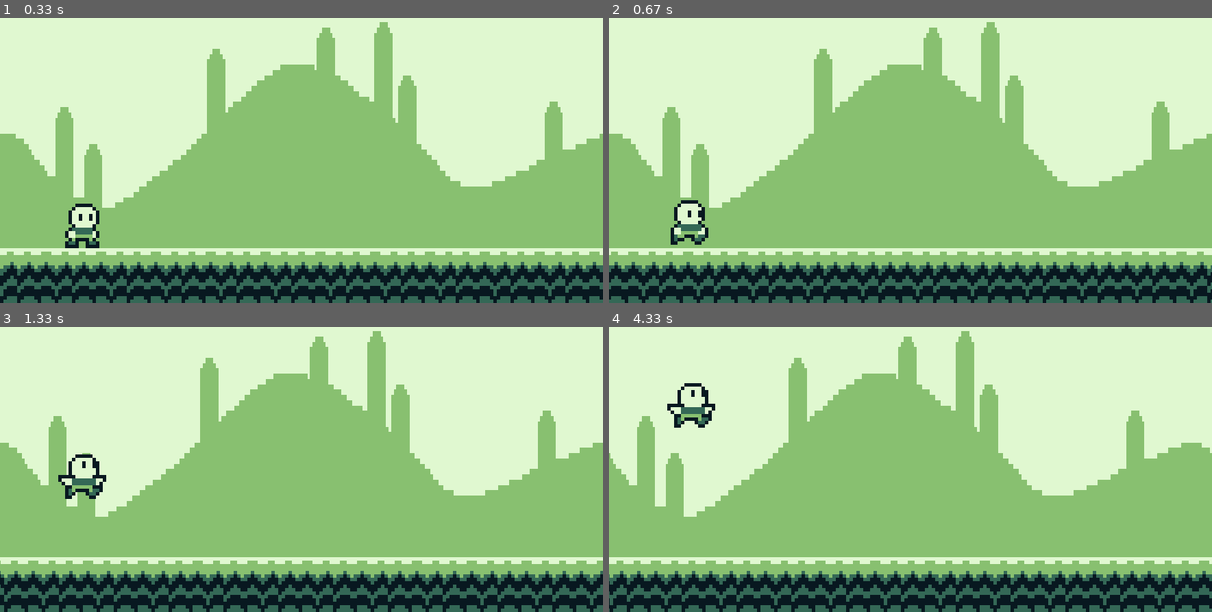
Above: before the commit, frames 1-4 (two rows, left to right).
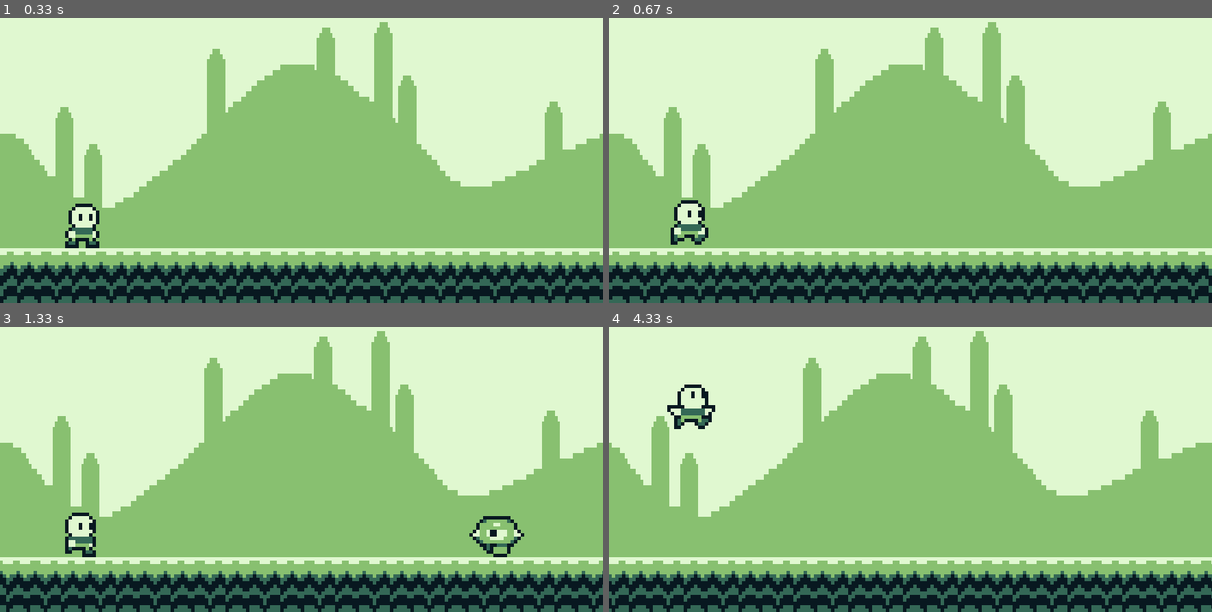
Above: after the commit, the same moments.

Repository: jperelygin/pygame_practice
Game: pygame game, started from beware_the_night/Game.py
The game is run twice, just before and just after one commit, with the same random seed, the same clock (stepped at 60 frames per second) and the same inputs.
Inputs:
- Up to frame 1 (0.33 s): no input
- Up to frame 2 (0.67 s): tap Space at 0.33 s
- Up to frame 3 (1.33 s): tap Space at 1.23 s
- Up to frame 4 (4.33 s): tap Space at 1.53, 2.23, 2.53, 2.8, 3.13, 3.43, 3.57, 3.97, 4.27 s

Frame 1 is identical in both runs. In frame 2, 3.2% of the frame differs, in the area x 0-100%, y 1-100%; in frame 3, 7.7%; in frame 4, 12%.

Commit message:
Beware the night 0.3
Added Enemy class and 2 children. Added idle stance in the start. Some refactoring

Diff:
--- /dev/null
+++ b/beware_the_night/Enemy.py
@@ -0,0 +1,56 @@
+import pygame
+import conf
+from spritesheet_parser import get_sprite
+
+FLY_SPRITE_1 = pygame.transform.scale(get_sprite(conf.sprite_sheet, conf.TILE_SIZE, 6, 0),
+                                      conf.INGAME_TILE_SIZE)
+FLY_SPRITE_2 = pygame.transform.scale(get_sprite(conf.sprite_sheet, conf.TILE_SIZE, 6, 1),
+                                      conf.INGAME_TILE_SIZE)
+ONEEYE_SPRITE_1 = pygame.transform.scale(get_sprite(conf.sprite_sheet, conf.TILE_SIZE, 3, 0),
+                                         conf.INGAME_TILE_SIZE)
+ONEEYE_SPRITE_2 = pygame.transform.scale(get_sprite(conf.sprite_sheet, conf.TILE_SIZE, 3, 1),
+                                         conf.INGAME_TILE_SIZE)
+ONEEYE_SPRITE_3 = pygame.transform.scale(get_sprite(conf.sprite_sheet, conf.TILE_SIZE, 3, 2),
+                                         conf.INGAME_TILE_SIZE)
+ONEEYE_SPRITE_4 = pygame.transform.scale(get_sprite(conf.sprite_sheet, conf.TILE_SIZE, 3, 3),
+                                         conf.INGAME_TILE_SIZE)
+ONEEYE_SPRITE_5 = pygame.transform.scale(get_sprite(conf.sprite_sheet, conf.TILE_SIZE, 3, 4),
+                                         conf.INGAME_TILE_SIZE)
+ONEEYE_SPRITE_6 = pygame.transform.scale(get_sprite(conf.sprite_sheet, conf.TILE_SIZE, 3, 5),
+                                         conf.INGAME_TILE_SIZE)
+
+
+class Enemy(pygame.sprite.Sprite):
+    def __init__(self, image_array):
+        super().__init__()
+        self.image_array = image_array
+        self.image = self.image_array[0]
+        self.image.set_colorkey(conf.COLOR_TRANSPARENT)
+        self.rect = self.image.get_rect(bottomleft=conf.ENEMY_POSITION)
+        self.move_sprite = 0
+        self.sprite_speed = 0.2
+        self.speed = 5
+
+    def move(self):
+        self.move_sprite += self.sprite_speed
+        if self.move_sprite >= len(self.image_array):
+            self.move_sprite = 0
+        self.image = self.image_array[int(self.move_sprite)]
+        self.image.set_colorkey(conf.COLOR_TRANSPARENT)
+        self.rect.x -= self.speed
+
+    def update(self):
+        self.move()
+
+
+class Fly(Enemy):
+    def __init__(self):
+        self.image_array = [FLY_SPRITE_1, FLY_SPRITE_2]
+        super().__init__(self.image_array)
+
+
+class OneEye(Enemy):
+    def __init__(self):
+        self.image_array = [ONEEYE_SPRITE_1, ONEEYE_SPRITE_2, ONEEYE_SPRITE_3,
+                            ONEEYE_SPRITE_4, ONEEYE_SPRITE_5, ONEEYE_SPRITE_6]
+        super().__init__(self.image_array)
--- a/beware_the_night/Game.py
+++ b/beware_the_night/Game.py
@@ -5,6 +5,9 @@
 from Player import Player
 from Background import Background
 from Floor import Floor
+from Enemy import Fly, OneEye
+
+DEBUG = False
 
 
 class Game:
@@ -12,6 +15,15 @@
         pygame.init()
         self.screen = pygame.display.set_mode(conf.RES)
         self.clock = pygame.time.Clock()
+        # events (timers)
+        self.background_move_event = pygame.USEREVENT + 1
+        self.floor_move_event = pygame.USEREVENT + 2
+        self.score_update = pygame.USEREVENT + 3
+        self.new_game()
+
+
+    def new_game(self):
+        # Sprite groups
         self.player = pygame.sprite.GroupSingle()
         self.player_instance = Player()
         self.player.add(self.player_instance)
@@ -19,13 +31,12 @@
         self.background.add(Background(0))
         self.floor = pygame.sprite.Group()
         self.floor.add(Floor(0))
-        # events
-        self.background_move_event = pygame.USEREVENT + 1
-        pygame.time.set_timer(self.background_move_event, 100)
-        self.floor_move_event = pygame.USEREVENT + 2
-        pygame.time.set_timer(self.floor_move_event, 10)
-        self.score_update = pygame.USEREVENT + 3
-        pygame.time.set_timer(self.score_update, 500)
+        self.enemies = pygame.sprite.Group()
+        self.enemies.add(OneEye())
+        # Reset timers
+        pygame.time.set_timer(self.background_move_event, 0)
+        pygame.time.set_timer(self.floor_move_event, 0)
+        pygame.time.set_timer(self.score_update, 0)
 
     def move_background(self):
         for sprite in self.background.sprites():
@@ -48,20 +59,28 @@
     def update_score(self):
         self.player_instance.score += 1
 
-    def new_game(self):
-        pass
-
     def update(self):
         pygame.display.update()
         self.clock.tick(conf.FPS)
-        pygame.display.set_caption(f"{conf.GAME_TITLE}. Score: {self.player_instance.score}")
+        if DEBUG:
+            pygame.display.set_caption(f"{conf.GAME_TITLE}. Score: {self.player_instance.score}")
+        else:
+            pygame.display.set_caption(conf.GAME_TITLE)
+        self.player.update()
+        if self.player_instance.running:
+            self.enemies.update()
 
     def check_events(self):
         for event in pygame.event.get():
             if event.type == pygame.QUIT:
                 pygame.quit()
                 sys.exit(0)
+            # GAME START
             if pygame.key.get_pressed()[pygame.K_SPACE] and not self.player_instance.running:
+                # Activating timers
+                pygame.time.set_timer(self.background_move_event, 200)
+                pygame.time.set_timer(self.floor_move_event, 10)
+                pygame.time.set_timer(self.score_update, 500)
                 self.player_instance.running = True
             if event.type == self.background_move_event and self.player_instance.running:
                 self.move_background()
@@ -69,6 +88,9 @@
                 self.move_floor()
             if event.type == self.score_update and self.player_instance.running:
                 self.update_score()
+            if DEBUG:
+                if pygame.key.get_pressed()[pygame.K_q]:
+                    self.new_game()
 
     def draw(self):
         self.screen.fill(conf.COLOR_DARK)
@@ -76,7 +98,7 @@
         self.update_floor()
         self.floor.draw(self.screen)
         self.player.draw(self.screen)
-        self.player.update()
+        self.enemies.draw(self.screen)
 
     def run(self):
         while True:
@@ -86,5 +108,8 @@
 
 
 if __name__ == "__main__":
+    if len(sys.argv) > 1:
+        if sys.argv[1] == "--DEBUG":
+            DEBUG = True
     game = Game()
     game.run()
--- a/beware_the_night/conf.py
+++ b/beware_the_night/conf.py
@@ -10,6 +10,9 @@
 # player
 PLAYER_POSITION = (80, 400)
 
+# enemies
+ENEMY_POSITION = (SCREEN_WIDTH + 100, 400)
+
 # colors
 COLOR_LIGHT = "#e0f8d0"
 COLOR_MID = "#88c070"
Binary file changed: beware_the_night/assets/gameboy_platformer_texture.png
